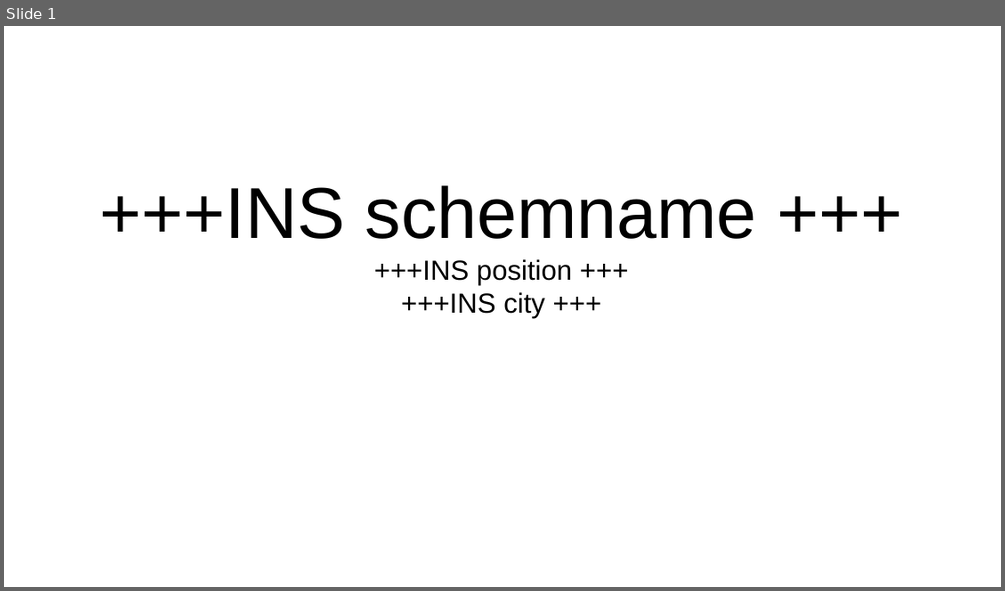
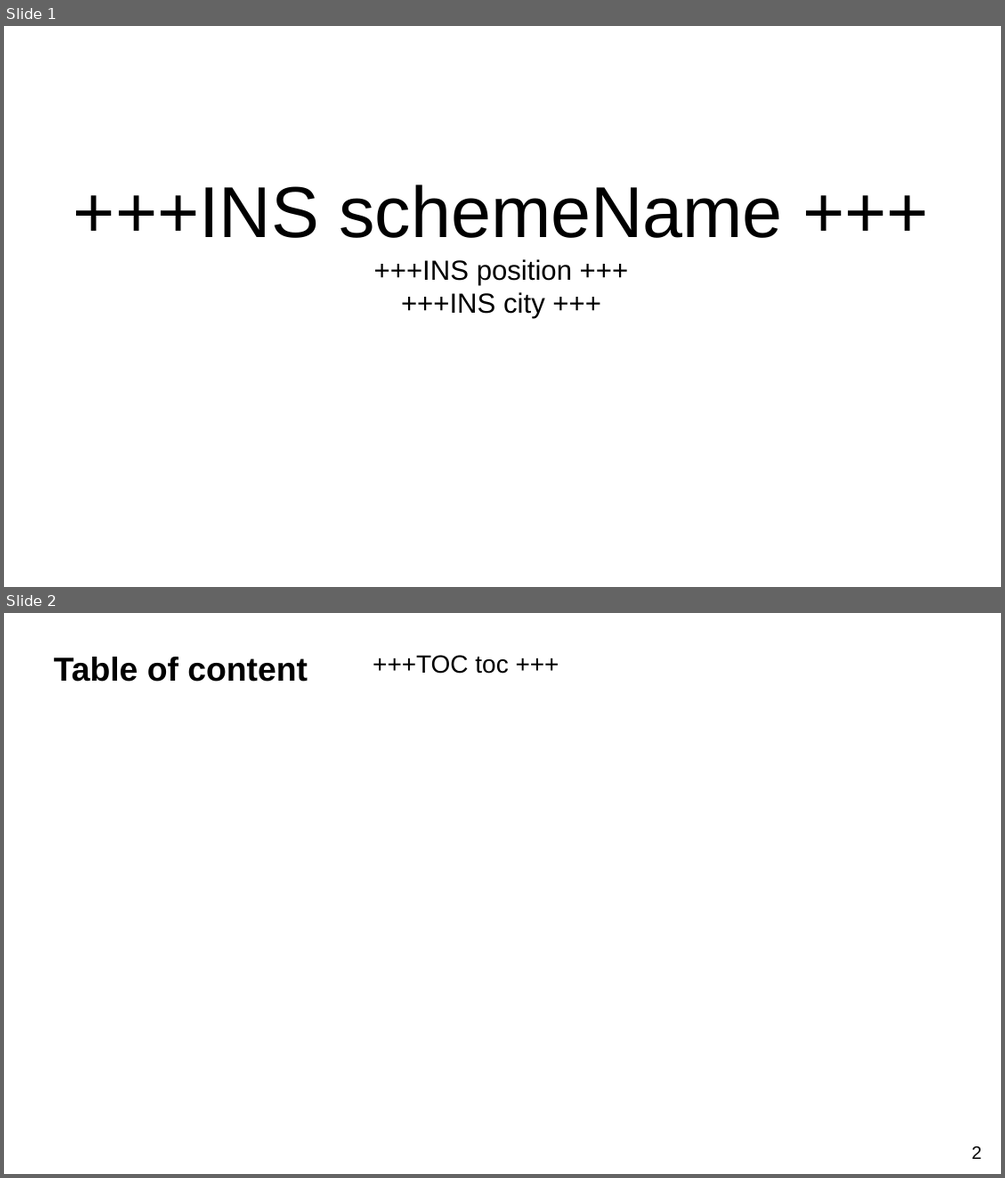
Before and after one commit to GayashanSameera/PythonPPTXGen, a slide deck: demo.pptx. Shown one above the other, each under a label of ours: slide 1 before the commit, slides 1 and 2 after it. The pictures are 1005x591 and 1005x1178 pixels, drawn with LibreOffice and Linux fonts; fonts in the diff are those of the drawing. Boxes give left, top, right and bottom in pixels: in the first picture for what was removed or moved away, otherwise in the second. Text is boxed around its words. In the diff, an @@ line names an element or a change of style, - is before the commit and + after.

```diff
--- a/demo.pptx
+++ b/demo.pptx
@@ slide 2 added at (4, 613, 1001, 1174), background #FFFFFF @@
@@ text added at (54, 657, 307, 682), 24 pt, text #000000, bold @@
+Table of content
@@ text added at (372, 655, 508, 674), 18 pt, text #000000 @@
++++TOC toc +++
@@ table added at (44, 703, 992, 749), 1 rows, 3 columns @@
+ |  | 
@@ page number added at (971, 1146, 981, 1159), 13 pt, text #000000 @@
+2
@@ slide 1 changed as well @@
@@ text at (73, 184, 782, 318): text changed @@
-+++INS schemname +++
-+++INS position +++
-+++INS city +++
++++INS schemeName +++
++++INS position +++
++++INS city +++
```
Also in this commit, not shown: 14 other slides changed, 4 other slides added, 3 other files.
